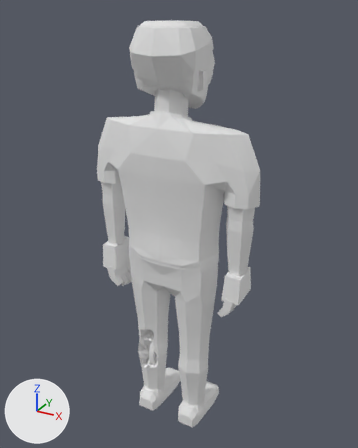
One commit to the glTF model assets/models/zombie_nurse_m_b8.glb: the scene before it, then after it.
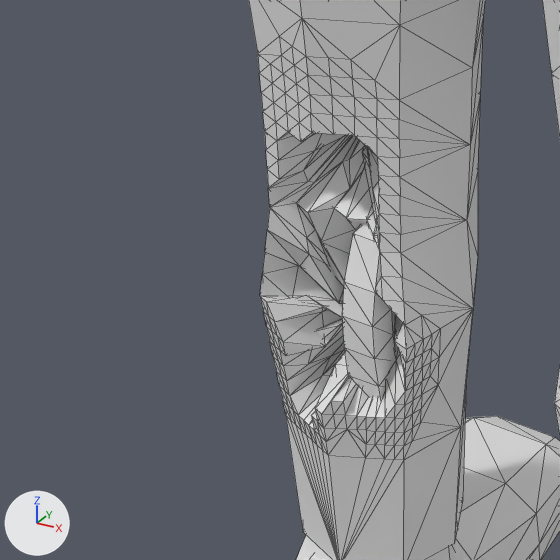
There are two pictures of each version: one whole from a 50 mm camera at (1.032, -1.819, 1.991) aimed at (-0.005, 0.066, 1.049), one close up on the part from 29% to 50% of the width and 69% to 86% of the height. Lighting does not change. The marker at lower left points along +X, +Y and +Z. The older version's two pictures come first. The close-ups show mesh edges as thin lines. Vertices at exactly the same position are counted once.

In view in the first close-up: 'zombie_nurse_m_b8'.
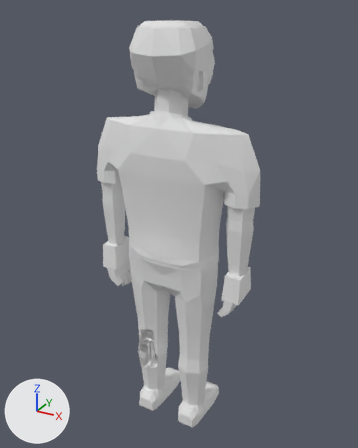
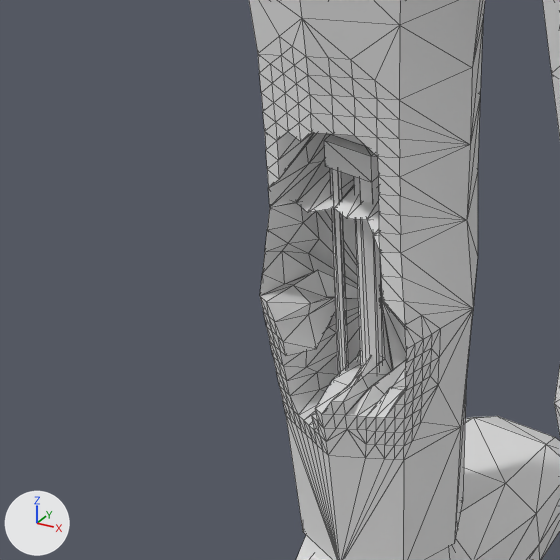
Pixel boxes [x1, y1, x2, y2] of what changed, in the close-ups (560 x 560 px; the box of a moved part takes in the faces that stretch with it):
part 1 of me_zombie_nurse_m_b8, added
    after: [324, 134, 378, 182]
part 2 of me_zombie_nurse_m_b8, added (mostly hidden)
    after: [331, 134, 365, 146]
part 3 of me_zombie_nurse_m_b8, moved or reshaped
    before: [260, 136, 406, 430]
    after: [260, 159, 406, 430]

The edits, one by one:
me_zombie_nurse_m_b8 is used by ob_zombie_nurse_m_b8; location (0.0, 0.0, 0.0).
me_zombie_nurse_m_b8 had 1747 vertices, 3330 faces and spanned x -0.41..0.41, y -0.16..0.22, z 0.0..1.94.
me_zombie_nurse_m_b8 now has 1763 vertices, 3346 faces and spans x -0.41..0.41, y -0.16..0.22, z 0.0..1.94.
me_zombie_nurse_m_b8 part 1: a new loose piece, a box spanning x -0.138..-0.1, y -0.036..-0.005, z 0.441..0.463.
me_zombie_nurse_m_b8 part 2: a new loose piece, a box spanning x -0.149..-0.075, y -0.03..0.026, z 0.465..0.505.
Part 3, on me_zombie_nurse_m_b8:
35 vertices are removed from x -0.14..-0.09, y -0.06..0.05, z 0.25..0.46.
128 faces are deleted.
3 vertices in x -0.13..-0.11, y -0.05..-0.04, z 0.26..0.28 move by (0.0, 0.0, -0.01).
3 vertices in x -0.15..-0.14, y -0.04..0.0, z 0.29..0.45 move by (-0.01, 0.01, 0.0).
3 vertices in x -0.15..-0.14, y -0.05..-0.03, z 0.37..0.48 move by (-0.01, 0.02, 0.02).
3 vertices in x -0.13..-0.11, y -0.04..-0.03, z 0.48..0.51 move by (0.0, 0.01, 0.01).
115 vertices move from x -0.17..-0.08, y -0.05..0.05, z 0.23..0.49 to x -0.18..-0.06, y -0.04..0.06, z 0.1..0.53.
35 vertices are added at x -0.16..-0.07, y -0.04..0.05, z 0.1..0.5.
120 new faces join them.
